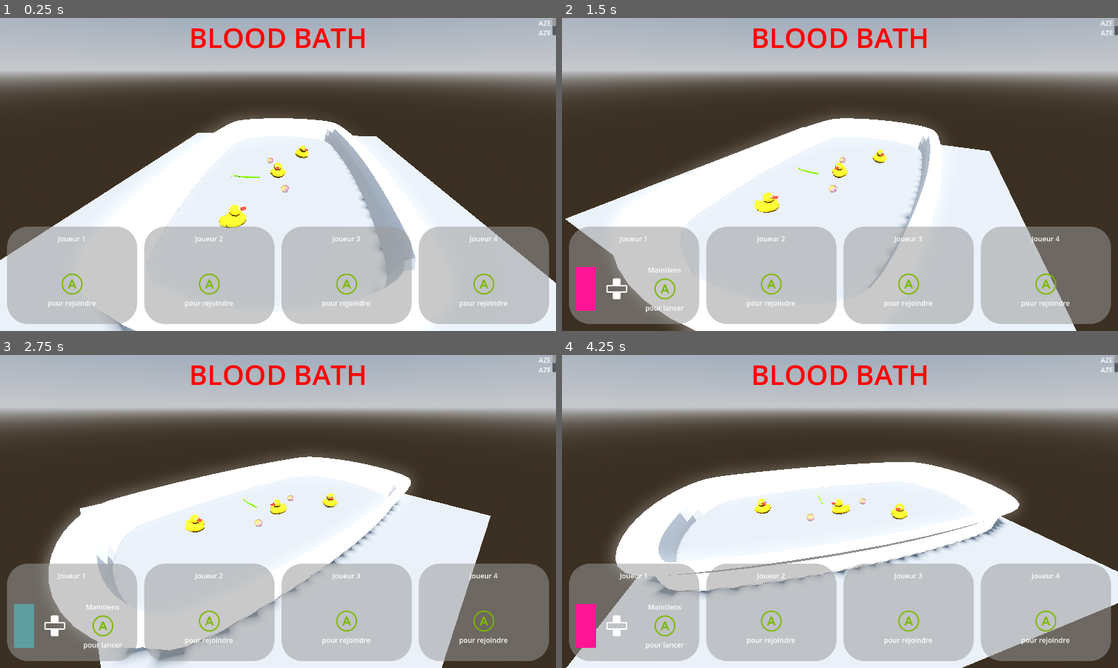
Above: before the commit, frames 1-4 (two rows, left to right).
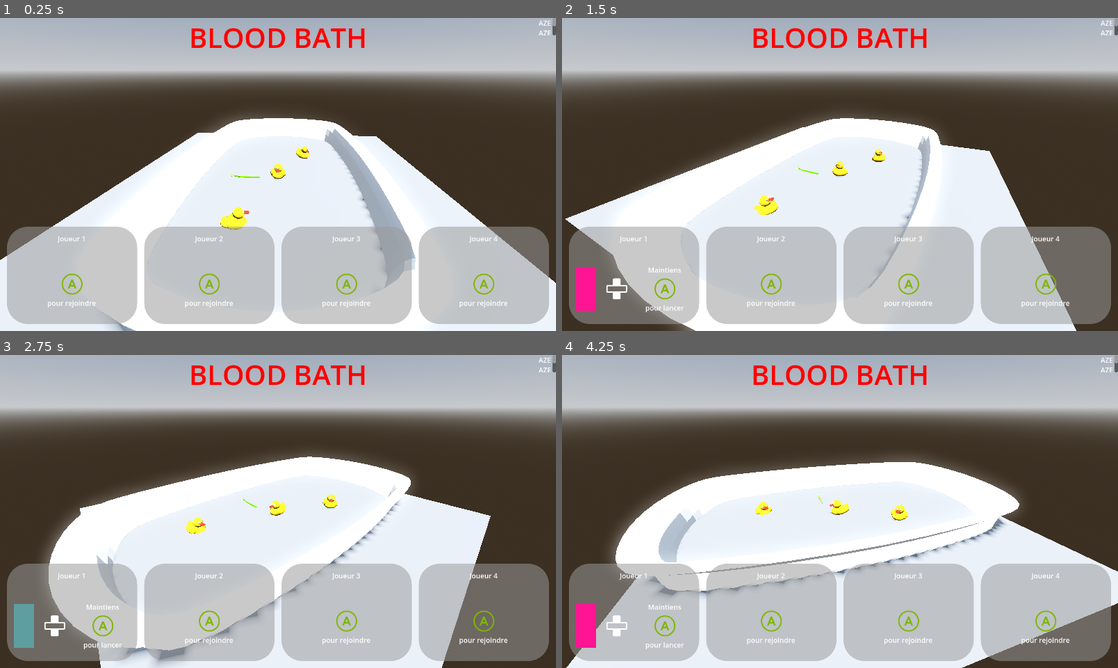
Above: after the commit, the same moments.

Repository: Gr0minet/ggj2025
Game: Godot game, scene res://scenes/test_all.tscn
Same seed, same stepped clock (60 frames per second), same inputs: the game is played once before the commit and once after it.
Inputs:
- Up to frame 1 (0.25 s): no input
- Up to frame 2 (1.5 s): hold I (change_color_up) 0.53-1.28 s; hold J (join_game) 0.53-1.28 s; tap G (jump) at 0.77 s; hold O (change_color_down) from 1.28 s (still down); tap 1 at 1.35 s
- Up to frame 3 (2.75 s): tap G (jump) at 1.52 s; release O (change_color_down) at 2.03 s; hold I (change_color_up) from 2.03 s (still down); tap 2 at 2.1 s
- Up to frame 4 (4.25 s): tap 3 at 2.85 s; tap G (jump) at 3.02, 3.77 s; release I (change_color_up) at 3.53 s; hold O (change_color_down) from 3.53 s (still down); tap 4 at 3.6 s

The runs differ from the first frame. In frame 1, 0.3% of the frame differs, in the area x 39-56%, y 40-68%; in frame 2, 0.3%, in the area x 34-59%, y 41-63%; in frame 3, 0.2%; in frame 4, 0.2%.

Commit message:
Ajout mouvement duck

Diff:
--- a/godot/item/duck.tscn
+++ b/godot/item/duck.tscn
@@ -9,10 +9,13 @@
 [sub_resource type="ConcavePolygonShape3D" id="ConcavePolygonShape3D_4mxtc"]
 data = PackedVector3Array(0.0019, 0.0222, -0.0049, 0.0028, 0.0222, -0.0048, 0.0018, 0.0229, 0, -0.0002, -0.0518, 0.0001 …(146121 unchanged characters)…
 
-[node name="Duck" groups=["item"] instance=ExtResource("1_ybql2")]
+[node name="Duck" instance=ExtResource("1_ybql2")]
 transform = Transform3D(2, 0, 0, 0, 2, 0, 0, 0, 2, 0, 0, 0)
 
 [node name="duck" parent="Pivot" index="0" instance=ExtResource("2_tc8a2")]
+
+[node name="AnimationPlayer" parent="." index="1"]
+autoplay = "move"
 
 [node name="CollisionShape3D" type="CollisionShape3D" parent="." index="2"]
 transform = Transform3D(1, 0, 0, 0, 1, 0, 0, 0, 1, 0.00925777, 0.0086834, 0.00022175)
--- a/godot/main/main.tscn
+++ b/godot/main/main.tscn
@@ -141,13 +141,6 @@
 
 [node name="Players" type="Node3D" parent="."]
 
-[node name="Bubble" parent="Players" instance=ExtResource("4_1iwhq")]
-transform = Transform3D(1, 0, 0, 0, 1, 0, 0, 0, 1, -0.4, 1.01693, 0.15)
-
-[node name="Bubble2" parent="Players" instance=ExtResource("4_1iwhq")]
-transform = Transform3D(1, 0, 0, 0, 1, 0, 0, 0, 1, 0.425588, 1.01684, -0.113846)
-player_device_id = 1
-
 [node name="Items" type="Node3D" parent="."]
 
 [node name="Duck" parent="Items" instance=ExtResource("7_t2yrm")]
@@ -163,7 +156,7 @@
 script = null
 
 [node name="Duck3" parent="Items" instance=ExtResource("7_t2yrm")]
-transform = Transform3D(-0.728649, 0, 1.86254, 0, 2, 0, -1.86254, 0, -0.728649, 1.01296, 0.972039, 0.336058)
+transform = Transform3D(-0.728649, 0, 1.86254, 0, 2, 0, -1.86254, 0, -0.728649, 1.01296, 0.938845, 0.336058)
 collision_layer = 1
 collision_mask = 1
 script = null
@@ -212,11 +205,12 @@
 offset_right = 40.0
 offset_bottom = 40.0
 script = ExtResource("8_wqv0v")
-debug_targets = [NodePath("../Players/Bubble")]
+debug_targets = [NodePath("")]
 camera = NodePath("../Camera3D")
 draw_flags = 3
 
 [node name="PlayerSpawns" type="Node3D" parent="."]
+transform = Transform3D(1, 0, 0, 0, 1, 0, 0, 0, 1, 0, -0.111501, 0)
 script = ExtResource("11_mx223")
 
 [node name="Spawn1" type="Node3D" parent="PlayerSpawns"]
